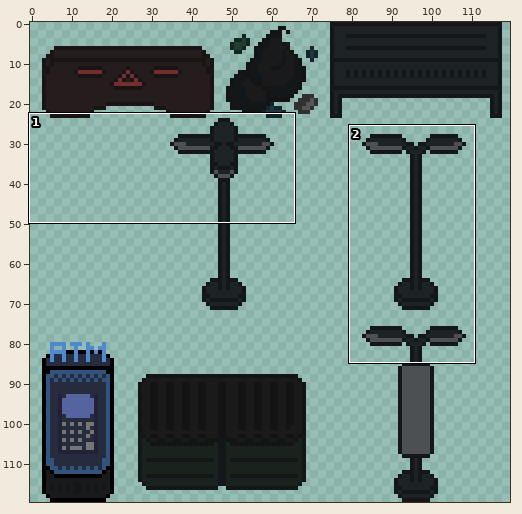
Two versions of one sprite sheet, art/dark alley/DarkAlley Objects.png. The picture above shows the old version from afar; the outline marks the close-up.
Close-up. Earlier state:
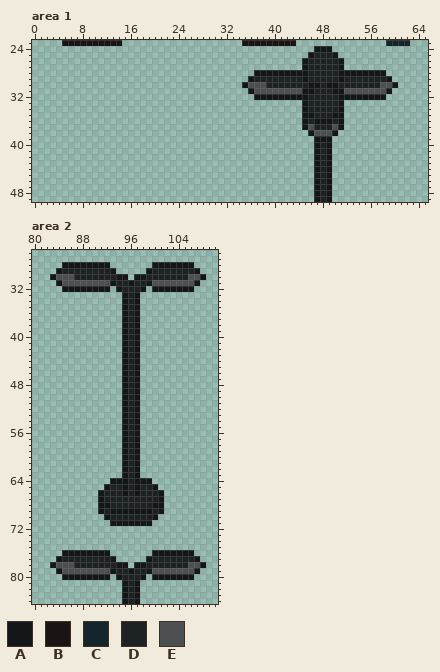
The file is 120x120 pixels. Colours within 5 levels of each other are drawn and written as one. Shown: area 1: x 0..65, y 23..49; area 2: x 80..110, y 26..84. The old version is drawn lined up with the new one.
Palette (. is transparent): A #14171a  B #1a1414  C #14252b  D #1d2225  E #4d5052
Pixels before, area 1, first column x 5:
23 BBBBBBBBBB....................BBBBBBBBB...............CCCC
24 ..........................................AAA.............
25 .........................................ADDDA............
26 ........................................ADDDDDA...........
27 ........................................ADDDDDA...........
28 ................................AAAAAAAAADDDDDAAAAAAAA....
29 ...............................ADDDDDDDDADDDDDADDDDDDDA...
30 ..............................AEEEDDDDDDDAADAADDDDDDDEEA..
31 ...............................AEEEEEEEEAADDDAAEEEEEEEA...
32 ................................AAAAAAAAADDDDDAAAAAAAA....
33 ........................................ADDDDDA...........
34 ........................................ADDDDDA...........
35 ........................................AADDDAA...........
36 ........................................ADAAADA...........
37 ........................................AEDDDEA...........
38 .........................................AEEEA............
39 ..........................................AAA.............
40 ..........................................ADA.............
41 ..........................................ADA.............
42 ..........................................ADA.............
43 ..........................................ADA.............
44 ..........................................ADA.............
45 ..........................................ADA.............
46 ..........................................ADA.............
47 ..........................................ADA.............
48 ..........................................ADA.............
49 ..........................................ADA.............
Pixels before, area 2, first column x 83:
28 ..AAAAAAAA.......AAAAAAA..
29 .ADDDDDDDDA.....ADDDDDDDA.
30 AEEEDDDDDDDAA.AADDDDDDDEEA
31 .AEEEEEEEEADDADDAEEEEEEEA.
32 ..AAAAAAAA.ADDDA.AAAAAAA..
33 ............ADA...........
34 ............ADA...........
35 ............ADA...........
36 ............ADA...........
37 ............ADA...........
38 ............ADA...........
39 ............ADA...........
40 ............ADA...........
41 ............ADA...........
42 ............ADA...........
43 ............ADA...........
44 ............ADA...........
45 ............ADA...........
46 ............ADA...........
47 ............ADA...........
48 ............ADA...........
49 ............ADA...........
50 ............ADA...........
51 ............ADA...........
52 ............ADA...........
53 ............ADA...........
54 ............ADA...........
55 ............ADA...........
56 ............ADA...........
57 ............ADA...........
58 ............ADA...........
59 ............ADA...........
60 ............ADA...........
61 ............ADA...........
62 ............ADA...........
63 ............ADA...........
64 ..........AAADAAA.........
65 .........ADDADADDA........
66 ........ADDDADADDDA.......
67 ........ADDDDDDDDDA.......
68 ........AADDDDDDDAA.......
69 ........ADAAAAAAADA.......
70 .........ADDDDDDDA........
71 ..........AAAAAAA.........
72 ..........................
73 ..........................
74 ..........................
75 ..........................
76 ..AAAAAAAA.......AAAAAAA..
77 .ADDDDDDDDA.....ADDDDDDDA.
78 AEEEDDDDDDDAA.AADDDDDDDEEA
79 .AEEEEEEEEADDADDAEEEEEEEA.
80 ..AAAAAAAA.ADDDA.AAAAAAA..
81 ............ADA...........
82 ............ADA...........
83 ............ADA...........
84 ............ADA...........
Now the later version:
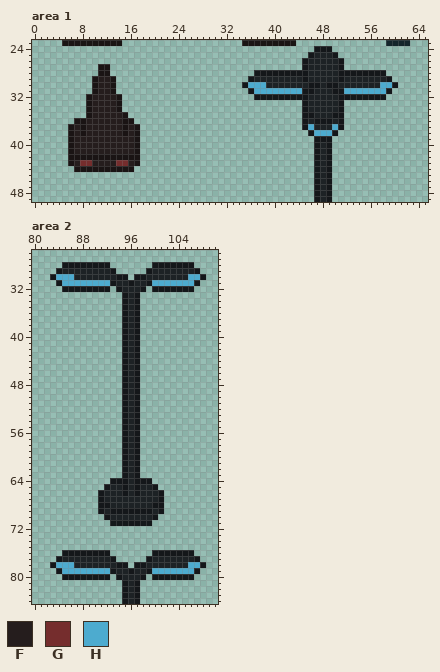
Colours new in this view: F #251d1d  G #752d2d  H #4dabcf
Change:
{"change": "drawings rearranged on the sheet (the old picture shows each at its new place)"}
{"where": "area 1"}
{"y":27,"x":11,"old":"..","new":"BB"}
{"y":28,"x":11,"old":"..","new":"BB"}
{"y":29,"x":10,"old":"....","new":"BFFB"}
{"y":30,"x":10,"old":"....","new":"BFFB"}
{"y":30,"x":36,"old":"EEE","new":"HHH"}
{"y":30,"x":58,"old":"EE","new":"HH"}
{"y":31,"x":10,"old":"....","new":"BFFB"}
{"y":31,"x":37,"old":"EEEEEEEE","new":"HHHHHHHH"}
{"y":31,"x":52,"old":"EEEEEEE","new":"HHHHHHH"}
{"y":32,"x":9,"old":"......","new":"BFFFFB"}
{"y":33,"x":9,"old":"......","new":"BFFFFB"}
{"y":34,"x":9,"old":"......","new":"BFFFFB"}
{"y":35,"x":9,"old":".......","new":"BFFFFFB"}
{"y":36,"x":7,"old":"..........","new":"BBFFFFFFBB"}
{"y":37,"x":6,"old":"............","new":"BFBFFFFFFBFB"}
{"y":37,"x":46,"old":"E","new":"H"}
{"y":37,"x":50,"old":"E","new":"H"}
{"y":38,"x":6,"old":"............","new":"BFBFFFFFFBFB"}
{"y":38,"x":47,"old":"EEE","new":"HHH"}
{"y":39,"x":6,"old":"............","new":"BFFFFFFFFFFB"}
{"y":40,"x":6,"old":"............","new":"BFFFFFFFFFFB"}
{"y":41,"x":6,"old":"............","new":"BFFFFFFFFFFB"}
{"y":42,"x":6,"old":"............","new":"BBBBBBBBBBBB"}
{"y":43,"x":6,"old":"............","new":"BFGGFFFFGGFB"}
{"y":44,"x":7,"old":"..........","new":"BBBBBBBBBB"}
{"where": "area 2"}
{"y":30,"x":84,"old":"EEE","new":"HHH"}
{"y":30,"x":106,"old":"EE","new":"HH"}
{"y":31,"x":85,"old":"EEEEEEEE","new":"HHHHHHHH"}
{"y":31,"x":100,"old":"EEEEEEE","new":"HHHHHHH"}
{"y":78,"x":84,"old":"EEE","new":"HHH"}
{"y":78,"x":106,"old":"EE","new":"HH"}
{"y":79,"x":85,"old":"EEEEEEEE","new":"HHHHHHHH"}
{"y":79,"x":100,"old":"EEEEEEE","new":"HHHHHHH"}
{"label":"added","picture_box":[68,64,140,172]}
{"label":"changed","picture_box":[248,82,302,94]}
{"label":"changed","picture_box":[344,82,392,94]}
{"label":"changed","picture_box":[308,124,338,136]}
{"label":"changed","picture_box":[56,274,110,286]}
{"label":"changed","picture_box":[152,274,200,286]}
{"label":"changed","picture_box":[56,562,110,574]}
{"label":"changed","picture_box":[152,562,200,574]}
